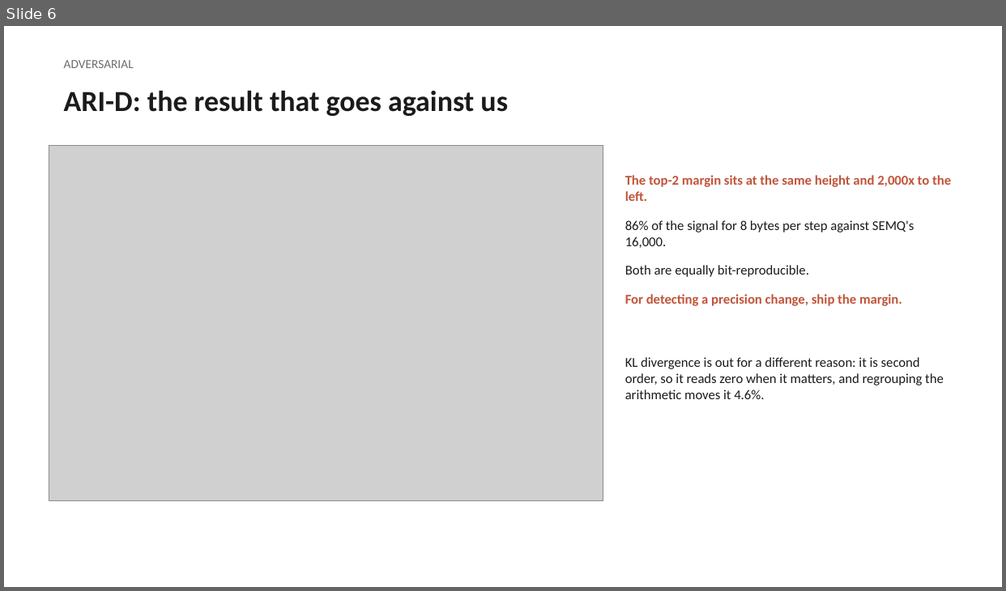
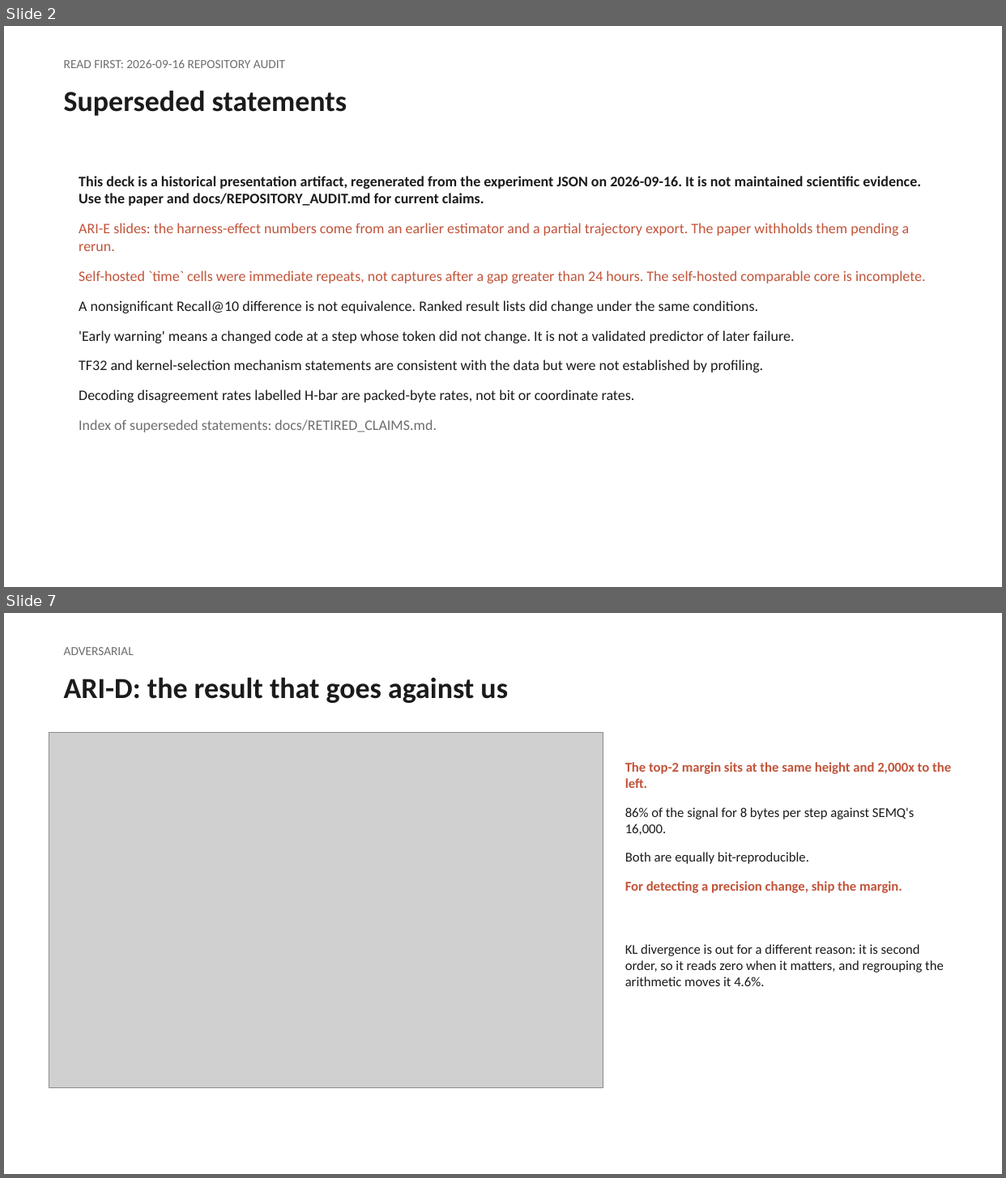
Before and after one commit to The-SEMQ-Group/semq-ari-benchmark, a slide deck: docs/deck/ari-technical.pptx. Shown one above the other, each under a label of ours: slide 6 before the commit, slides 2 and 7 after it; the slides between them are not shown. The pictures are 1006x591 and 1006x1178 pixels, drawn with LibreOffice and Linux fonts; fonts in the diff are those of the drawing; grey boxes stand for pictures. Boxes give left, top, right and bottom in pixels: in the first picture for what was removed or moved away, otherwise in the second. Text is boxed around its words. In the diff, an @@ line names an element or a change of style, - is before the commit and + after.

Commit message:
Release pass: retire superseded claims, add release checklist, manifest and claim index
Squashed onto main after two rebases left conflict markers in the
changelog history. Content as reviewed in PR #32: retired-claims sweep
of decks and docs, RELEASE.md checklist, release_manifest.py with a
committed manifest for this commit, CLAIM_TO_EVIDENCE.md, and a tracked
copy of the repository audit.

```diff
--- a/docs/deck/ari-technical.pptx
+++ b/docs/deck/ari-technical.pptx
@@ slide 2 added at <box>4,26,1002,587</box>, background #FFFFFF @@
@@ text added at <box>64,59,285,68</box>, 12 pt, text #6E6E6E @@
+READ FIRST: 2026-09-16 REPOSITORY AUDIT
@@ text added at <box>64,90,347,116</box>, 28 pt, text #1B1B1B, bold @@
+Superseded statements
@@ text added at <box>79,176,926,433</box>, 14 pt, text #1B1B1B @@
+This deck is a historical presentation artifact, regenerated from the experiment JSON on 2026-09-16. It is not maintained scientific evidence. Use the paper and docs/REPOSITORY_AUDIT.md for current claims.
+ARI-E slides: the harness-effect numbers come from an earlier estimator and a partial trajectory export. The paper withholds them pending a rerun.
+Self-hosted `time` cells were immediate repeats, not captures after a gap greater than 24 hours. The self-hosted comparable core is incomplete.
+A nonsignificant Recall@10 difference is not equivalence. Ranked result lists did change under the same conditions.
+'Early warning' means a changed code at a step whose token did not change. It is not a validated predictor of later failure.
+TF32 and kernel-selection mechanism statements are consistent with the data but were not established by profiling.
+Decoding disagreement rates labelled H-bar are packed-byte rates, not bit or coordinate rates.
+Index of superseded statements: docs/RETIRED_CLAIMS.md.
@@ what was slide 6 is now slide 7 @@
```
Also in this commit, not shown: 8 slides changed, 30 other files.
